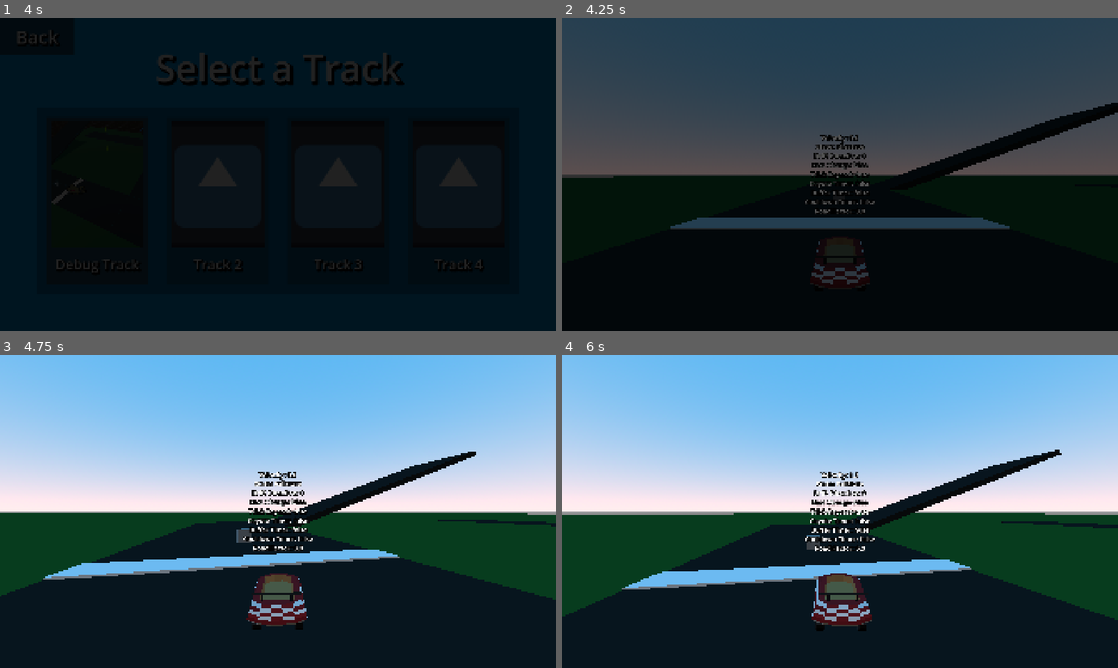
Above: before the commit, frames 1-4 (two rows, left to right).
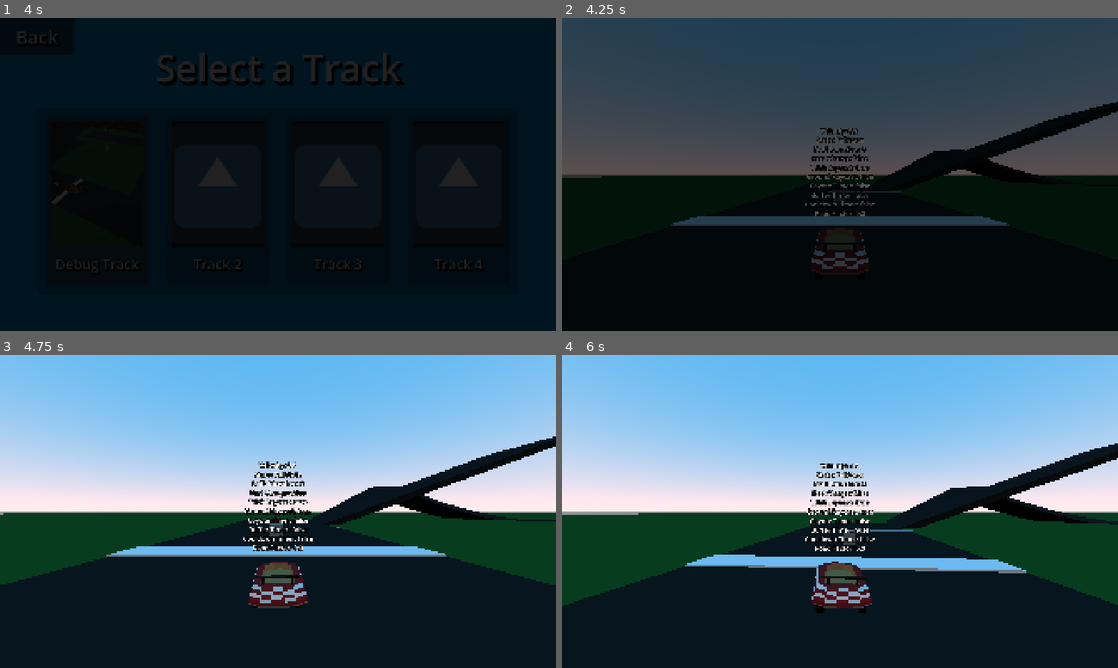
Above: after the commit, the same moments.

Repository: CISC-486-Game-Development-Project/cisc-486-game-development-project
Game: Godot game, scene res://Scenes/Menus/TitleScreen/title_screen.tscn
Same seed, same stepped clock (60 frames per second), same inputs: the game is played once before the commit and once after it. The engine's default icon, where the game draws it, is replaced by a stand-in: a white triangle on a blue panel in a dark square. Sound files missing from this copy of the repository are replaced by a short silence.
Inputs (mouse positions are in pixels of both pictures, inside the frame that each line leads up to):
- Up to frame 1 (4 s): tap Enter at 0.5 s; move the mouse to (400, 158) at 0.52 s; hold D (Right) 0.53-1.25 s; hold P (Drift) 0.53-1.25 s; click (400, 158) at 0.67 s; click "Singleplayer" at 1.25 s; drag from (166, 190) to (250, 237) at 2.02 s; click "Default Character in the Defa…" at 2.75 s; click (100, 199) at 3.5 s
- Up to frame 2 (4.25 s): no input
- Up to frame 3 (4.75 s): move the mouse to (333, 442) at 4.27 s; hold D (Right) from 4.28 s (still down); hold P (Drift) from 4.28 s (still down)
- Up to frame 4 (6 s): release D (Right) at 5 s; release P (Drift) at 5 s; drag from (812, 574) to (673, 464) at 5.02 s; tap Space at 5.75 s; move the mouse to (1006, 558) at 5.77 s; hold A (Left) from 5.78 s (still down); hold P (Drift) from 5.78 s (still down)

Frame 1 is identical in both runs. In frame 2, 3.8% of the frame differs, in the area x 7-100%, y 26-86%; in frame 3, 13%; in frame 4, 13%, in the area x 0-100%, y 28-89%.

Commit message:
Added Boost Panels & Updated Trick Detection
Boost panels now set a boost if detected by ground raycast. and kart physics now allow for easily maneuvering over bumps and even tricking off of them. To achieve this, a new export was added to KartModel that defines the model's height in order to properly calculate collision shape positions.

Diff:
--- a/Entities/Kart3D/kart_3d.gd
+++ b/Entities/Kart3D/kart_3d.gd
@@ -83,6 +83,8 @@
 		# Set up new kart model
 		var kart: KartModel = kart_stats.kart_model.instantiate()
 		animation_pivot.add_child(kart)
+		kart_model.position.y = kart.model_height / 2
+		collision_shape_3d.position.y = kart.model_height / 2
 		wheels = kart.wheels
 		hurtbox = kart.hurtbox
 		hurtbox.on_hit.connect(hit)
@@ -143,6 +145,11 @@
 			for boost in boost_queue:
 				set_boost(boost)
 			boost_queue.clear()
+
+	# Apply boost if on boost panel
+	if ground_ray_cast_3d.get_collider() is BoostPanel:
+		var boost_panel: BoostPanel = ground_ray_cast_3d.get_collider()
+		set_boost(boost_panel.boost_time)
 
 	if drift_request:
 		pass  ## Block of code will be used to process item if request is passed
@@ -224,19 +231,28 @@
 	var total_road_factor: float = 0.0
 	var wheels_on_ground: int = 0
 
-	# Check all wheels
-	for wheel in wheels:
-		var wheel_terrain = wheel.get_wheel_terrain()
-		if wheel_terrain:
-			wheels_on_ground += 1
-			if wheel_terrain.is_in_group("Boost"):
+	if len(wheels) > 0:
+		# Check all wheels
+		for wheel in wheels:
+			var wheel_terrain = wheel.get_wheel_terrain()
+			if wheel_terrain:
+				wheels_on_ground += 1
+				if wheel_terrain.is_in_group("Paved"):
+					total_road_factor += road_factor_paved
+				elif wheel_terrain.is_in_group("Offroad"):
+					total_road_factor += road_factor_offroad
+				elif wheel_terrain.is_in_group("Harsh Offroad"):
+					total_road_factor += road_factor_harsh_offroad
+	else:
+		# Check ground raycast if no wheels
+		if ground_ray_cast_3d.is_colliding():
+			wheels_on_ground = 1
+			var ground_terrain = ground_ray_cast_3d.get_collider()
+			if ground_terrain.is_in_group("Paved"):
 				total_road_factor += road_factor_paved
-				set_boost(1.5)
-			elif wheel_terrain.is_in_group("Paved"):
-				total_road_factor += road_factor_paved
-			elif wheel_terrain.is_in_group("Offroad"):
+			elif ground_terrain.is_in_group("Offroad"):
 				total_road_factor += road_factor_offroad
-			elif wheel_terrain.is_in_group("Harsh Offroad"):
+			elif ground_terrain.is_in_group("Harsh Offroad"):
 				total_road_factor += road_factor_harsh_offroad
 
 	# Set road_factor if different
@@ -306,12 +322,18 @@
 	# Check logic for tricking depending on current state
 	if state_machine.current_state is DriveState:
 		if hop_request and not trick_ray_cast_3d.is_colliding():
+			print("Trick Case 1")
 			return true
 	elif state_machine.current_state is FallState:
 		if hop_request and trick_coyote_timer.time_left > 0:
+			print("Trick Case 2")
 			return true
 	elif state_machine.current_state is HopState:
 		if trick_buffer_timer.time_left > 0 and not trick_ray_cast_3d.is_colliding():
+			print("Trick Case 3")
+			return true
+		if trick_buffer_timer.time_left > 0 and not ground_ray_cast_3d.is_colliding():
+			print("Trick Case 4")
 			return true
 	return false
 
@@ -329,6 +351,7 @@
 		"Drift Direction: " + str(drift_dir),
 		"Fast Charge: " + str(abs(steer_request) >= 0.8 and sign(steer_request) == drift_dir),
 		"Trick Raycast: " + str(trick_ray_cast_3d.is_colliding()),
+		"Ground Raycast: " + str(ground_ray_cast_3d.is_colliding()),
 		"Coyote Timer: " + str(trick_coyote_timer.time_left > 0),
 		"Buffer Timer: " + str(trick_buffer_timer.time_left > 0),
 		"Cooldown Timer: " + str(trick_cooldown_timer.time_left > 0),
--- a/Entities/Kart3D/kart_3d.tscn
+++ b/Entities/Kart3D/kart_3d.tscn
@@ -185,6 +185,7 @@
 
 [node name="Kart3D" type="CharacterBody3D" unique_id=32768770]
 transform = Transform3D(-4.371139e-08, 0, 1, 0, 1, 0, -1, 0, -4.371139e-08, 0, 0, 0)
+floor_max_angle = 1.2217305
 script = ExtResource("1_q7q2k")
 kart_stats = ExtResource("2_q7q2k")
 top_speed = 20.0
@@ -194,6 +195,7 @@
 boost_acceleration = 50.0
 
 [node name="KartModel" type="Node3D" parent="." unique_id=510578739]
+transform = Transform3D(1, 0, 0, 0, 1, 0, 0, 0, 1, 0, 0.325, 0)
 
 [node name="AnimationPivot" type="Node3D" parent="KartModel" unique_id=640171345]
 
@@ -209,9 +211,10 @@
 
 [node name="TrickRayCast3D" type="RayCast3D" parent="." unique_id=1264776242]
 transform = Transform3D(1, 0, 0, 0, 1, 0, 0, 0, 1, 0, 1, -3)
-target_position = Vector3(0, -5, 0)
+target_position = Vector3(0, -3, 0)
 
 [node name="GroundRayCast3D" type="RayCast3D" parent="." unique_id=131992353]
+transform = Transform3D(1, 0, 0, 0, 1, 0, 0, 0, 1, 0, 0.4, 0)
 
 [node name="BoostParticles" type="GPUParticles3D" parent="." unique_id=783731887]
 transform = Transform3D(1, 0, 0, 0, 1, 0, 0, 0, 1, 0, 0, 1)
--- a/Scenes/KartModels/basic_kart.tscn
+++ b/Scenes/KartModels/basic_kart.tscn
@@ -6,7 +6,7 @@
 [ext_resource type="Script" uid="uid://bjgot7okketbh" path="res://Components/Hitbox/hurtbox.gd" id="5_hqag7"]
 
 [sub_resource type="BoxShape3D" id="BoxShape3D_3bsr3"]
-size = Vector3(1, 0.8, 2)
+size = Vector3(1, 0.65, 2.25)
 
 [node name="BasicKart" type="Node3D" unique_id=142078105 node_paths=PackedStringArray("body", "wheels", "hurtbox", "collision_shape_3d")]
 script = ExtResource("1_6cl8y")
@@ -14,6 +14,7 @@
 wheels = [NodePath("BackWheelR"), NodePath("BackWheelL"), NodePath("FrontWheelR"), NodePath("FrontWheelL")]
 hurtbox = NodePath("Hurtbox")
 collision_shape_3d = NodePath("Hurtbox/CollisionShape3D")
+model_height = 0.65
 
 [node name="BasicCarBody" parent="." unique_id=1890857387 instance=ExtResource("1_ahyi0")]
 transform = Transform3D(-2.1855694e-08, 0, 0.5, 0, 0.5, 0, -0.5, 0, -2.1855694e-08, 0, 0, 0.717)
--- a/Scenes/KartModels/kart_model.gd
+++ b/Scenes/KartModels/kart_model.gd
@@ -6,3 +6,4 @@
 @export var wheels: Array[Wheel] ## An array of all wheels in the kart model.
 @export var hurtbox: Hurtbox ## The hurtbox of the kart model used for hit detection.
 @export var collision_shape_3d: CollisionShape3D ## The shape of the model used for collisions.
+@export var model_height: float ## Defines the height of this model.
--- a/Scenes/KartModels/pawn.tscn
+++ b/Scenes/KartModels/pawn.tscn
@@ -12,10 +12,11 @@
 body = NodePath("PawnBody")
 hurtbox = NodePath("Hurtbox")
 collision_shape_3d = NodePath("Hurtbox/CollisionShape3D")
+model_height = 1.5
 metadata/_custom_type_script = "uid://t6a574qi7en4"
 
 [node name="PawnBody" parent="." unique_id=323876086 instance=ExtResource("2_kbcvn")]
-transform = Transform3D(0.5, 0, 0, 0, 0.5, 0, 0, 0, 0.5, 0, 0.25, 0)
+transform = Transform3D(0.5, 0, 0, 0, 0.5, 0, 0, 0, 0.5, 0, 0.3, 0)
 
 [node name="Hurtbox" type="Area3D" parent="." unique_id=258126628]
 script = ExtResource("3_kbcvn")
--- /dev/null
+++ b/Scenes/TrackParts/BoostPanel/boost_panel.gd
@@ -0,0 +1,4 @@
+class_name BoostPanel
+extends StaticBody3D
+
+@export var boost_time: float = 1.5 ## The boost time applied to any kart that touches this boost panel.
--- /dev/null
+++ b/Scenes/TrackParts/BoostPanel/boost_panel.tscn
@@ -0,0 +1,22 @@
+[gd_scene format=3 uid="uid://bfdd58efg72wk"]
+
+[ext_resource type="Script" uid="uid://khxqjcx6ysn0" path="res://Scenes/TrackParts/BoostPanel/boost_panel.gd" id="1_jbnex"]
+
+[sub_resource type="StandardMaterial3D" id="StandardMaterial3D_fmsym"]
+albedo_color = Color(0.5411765, 0.38431373, 0, 1)
+
+[sub_resource type="BoxMesh" id="BoxMesh_7kucd"]
+material = SubResource("StandardMaterial3D_fmsym")
+size = Vector3(5, 0.2, 15)
+
+[sub_resource type="BoxShape3D" id="BoxShape3D_fmsym"]
+size = Vector3(5, 0.2, 15)
+
+[node name="BoostPanel" type="StaticBody3D" unique_id=630485332]
+script = ExtResource("1_jbnex")
+
+[node name="MeshInstance3D" type="MeshInstance3D" parent="." unique_id=2117809053]
+mesh = SubResource("BoxMesh_7kucd")
+
+[node name="CollisionShape3D" type="CollisionShape3D" parent="." unique_id=305961167]
+shape = SubResource("BoxShape3D_fmsym")
--- a/Scenes/Tracks/debug_track.tscn
+++ b/Scenes/Tracks/debug_track.tscn
@@ -3,6 +3,7 @@
 [ext_resource type="Script" uid="uid://rdwha1wrjten" path="res://Scenes/Tracks/debug_track.gd" id="1_q5xdn"]
 [ext_resource type="PackedScene" uid="uid://dhqspbj6a6bij" path="res://Entities/PlayerKart3D/player_kart_3d.tscn" id="1_wqmp7"]
 [ext_resource type="AudioStream" uid="uid://cgpun0hsxpw5o" path="res://Assets/Audio/Music/KartTheme.wav" id="2_4tdiq"]
+[ext_resource type="PackedScene" uid="uid://bfdd58efg72wk" path="res://Scenes/TrackParts/BoostPanel/boost_panel.tscn" id="4_7kucd"]
 [ext_resource type="Script" uid="uid://d3u5ktr5nhr2x" path="res://Components/ObjectProperties/launchable.gd" id="5_fmsym"]
 [ext_resource type="Script" uid="uid://bcubef2xy50jd" path="res://Components/Hitbox/hitbox.gd" id="5_vmk27"]
 [ext_resource type="PackedScene" uid="uid://htd17y0efmde" path="res://Scenes/Menus/PauseScreen/pause_screen.tscn" id="5_wgl67"]
@@ -54,14 +55,13 @@
 size = Vector3(15, 1, 15)
 
 [sub_resource type="BoxShape3D" id="BoxShape3D_infoe"]
-size = Vector3(5, 0.2, 15)
-
-[sub_resource type="StandardMaterial3D" id="StandardMaterial3D_fmsym"]
-albedo_color = Color(0.5411765, 0.38431373, 0, 1)
-
-[sub_resource type="BoxMesh" id="BoxMesh_7kucd"]
-material = SubResource("StandardMaterial3D_fmsym")
-size = Vector3(5, 0.2, 15)
+size = Vector3(15, 1, 15)
+
+[sub_resource type="CapsuleMesh" id="CapsuleMesh_g43dg"]
+height = 10.0
+
+[sub_resource type="CapsuleShape3D" id="CapsuleShape3D_7kucd"]
+height = 10.0
 
 [sub_resource type="StandardMaterial3D" id="StandardMaterial3D_if3av"]
 
@@ -83,12 +83,12 @@
 [node name="Terrain" type="Node3D" parent="." unique_id=361690583]
 
 [node name="Path3D" type="Path3D" parent="Terrain" unique_id=999992233]
-transform = Transform3D(1, 0, 0, 0, 1, 0, 0, 0, 1, 0, -1.0894814, 0)
-visible = false
+transform = Transform3D(1, 0, 0, 0, 1, 0, 0, 0, 1, 0, -2.0894814, 0)
 curve = SubResource("Curve3D_fmsym")
 
 [node name="CSGPolygon3D" type="CSGPolygon3D" parent="Terrain/Path3D" unique_id=321750741]
 transform = Transform3D(1, 0, 0, 0, 1, 0, 0, 0, 1, 0, 1.0894814, 0)
+use_collision = true
 polygon = PackedVector2Array(-7, 0, -5, 2, 5, 2, 7, 0.8)
 mode = 2
 path_node = NodePath("..")
@@ -183,20 +183,23 @@
 [node name="CollisionShape3D" type="CollisionShape3D" parent="Terrain/Corner4" unique_id=1356669871]
 shape = SubResource("BoxShape3D_infoe")
 
-[node name="BoostPanel" type="StaticBody3D" parent="Terrain" unique_id=2065974377 groups=["Boost"]]
-transform = Transform3D(1, 0, 0, 0, 1, 0, 0, 0, 1, 1, 0.411, -30)
-
-[node name="MeshInstance3D" type="MeshInstance3D" parent="Terrain/BoostPanel" unique_id=69504843]
-mesh = SubResource("BoxMesh_7kucd")
-
-[node name="CollisionShape3D" type="CollisionShape3D" parent="Terrain/BoostPanel" unique_id=235771575]
-shape = SubResource("BoxShape3D_infoe")
+[node name="Bump" type="StaticBody3D" parent="Terrain" unique_id=495069692 groups=["Paved"]]
+transform = Transform3D(1.9106855e-15, 4.371139e-08, -1, 1, -4.371139e-08, 0, -4.371139e-08, -1, -4.371139e-08, -16.173656, 0.1522665, 26.781313)
+
+[node name="MeshInstance3D" type="MeshInstance3D" parent="Terrain/Bump" unique_id=1185554408]
+mesh = SubResource("CapsuleMesh_g43dg")
+
+[node name="CollisionShape3D" type="CollisionShape3D" parent="Terrain/Bump" unique_id=1900440841]
+shape = SubResource("CapsuleShape3D_7kucd")
 
 [node name="StartLine" type="CSGBox3D" parent="Terrain" unique_id=872318613]
 transform = Transform3D(1, 0, 0, 0, 1, 0, 0, 0, 1, 0, 0.1, 30)
 operation = 2
 size = Vector3(2, 1, 15)
 material = SubResource("StandardMaterial3D_if3av")
+
+[node name="BoostPanel" parent="Terrain" unique_id=630485332 instance=ExtResource("4_7kucd")]
+transform = Transform3D(1, 0, 0, 0, 1, 0, 0, 0, 1, 0, 0.421, -30)
 
 [node name="Object" type="RigidBody3D" parent="." unique_id=280148179]
 transform = Transform3D(1, 0, 0, 0, 1, 0, 0, 0, 1, -6.3330574, 1.2537726, 30.05519)
--- a/project.godot
+++ b/project.godot
@@ -39,7 +39,6 @@
 Paved="Terrain type ideal for driving"
 Offroad="Terrain type that doesn't allow full speed"
 "Harsh Offroad"="Terrain type that strongly affects kart performance"
-Boost=""
 
 [input]
 
Not shown, added: Scenes/TrackParts/BoostPanel/boost_panel.gd.uid
Not shown, added: Scenes/Tracks/debug_track.tscn627386269734.tmp
